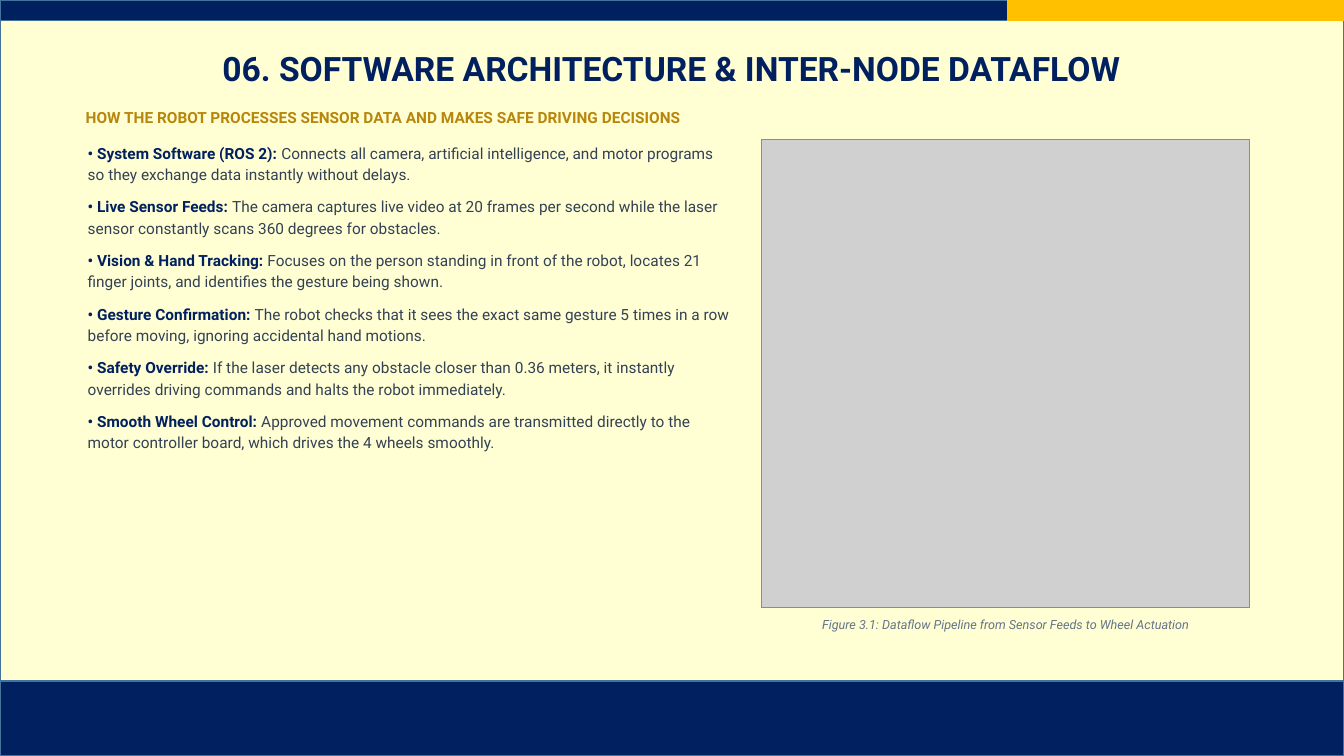
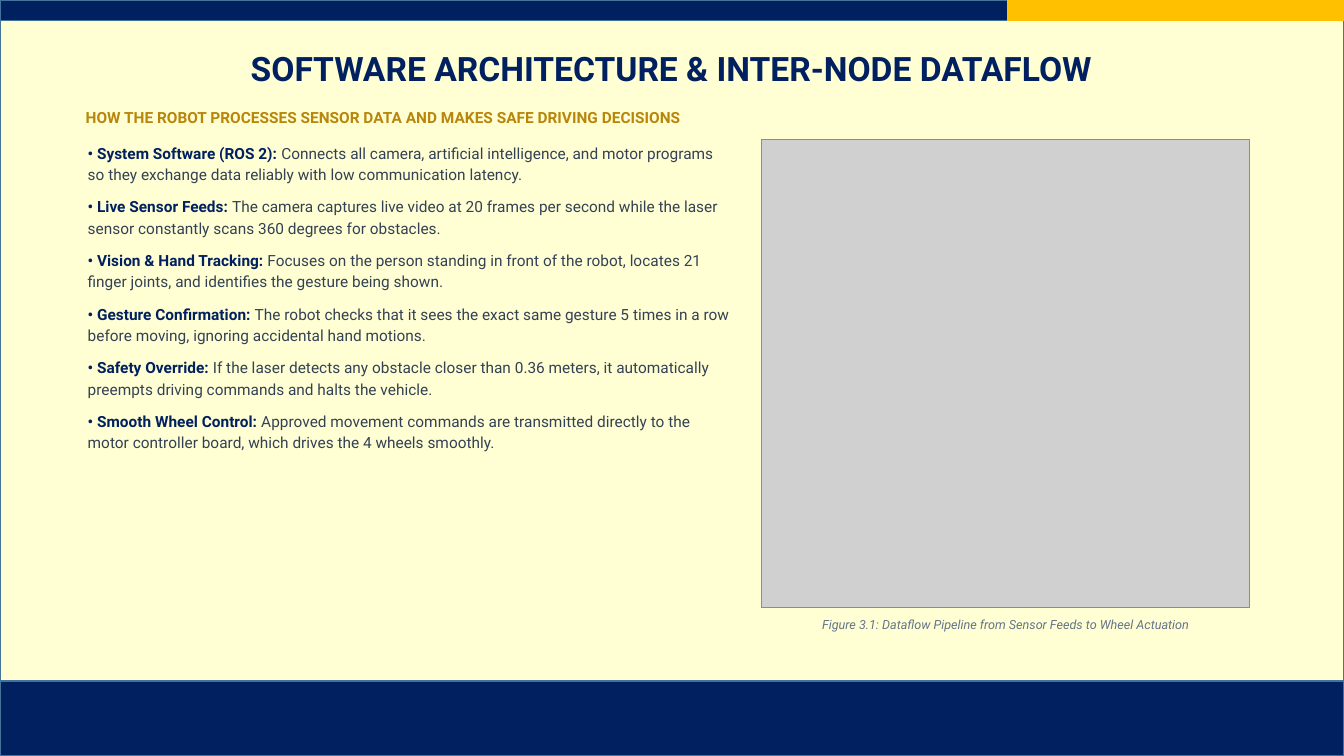
Before and after one commit to AJFACULTY/Intention-Recognition, a slide deck: slide 8 of write_up/Project Final Defense Slides_FINAL.pptx. Drawn at 1344x756 pixels with LibreOffice and Linux fonts; fonts in the diff are those of the drawing; grey boxes stand for pictures; background and template pictures are left out. Boxes give left, top, right and bottom in pixels: in the first picture for what was removed or moved away, otherwise in the second. Text is boxed around its words. In the diff, an @@ line names an element or a change of style, - is before the commit and + after.

Commit message:
fix: remove unproven eye blink wording, harmonize all 15 slide titles with outline, and eliminate discrepancies

```diff
--- a/write_up/Project Final Defense Slides_FINAL.pptx
+++ b/write_up/Project Final Defense Slides_FINAL.pptx
@@ title at (251,56,1092,82): text changed @@
-06. SOFTWARE ARCHITECTURE & INTER-NODE DATAFLOW
+SOFTWARE ARCHITECTURE & INTER-NODE DATAFLOW
@@ text at (88,147,713,184): text changed @@
-• System Software (ROS 2): Connects all camera, artificial intelligence, and motor programs so they exchange data instantly without delays.
+• System Software (ROS 2): Connects all camera, artificial intelligence, and motor programs so they exchange data reliably with low communication latency.
@@ text at (88,361,709,398): text changed @@
-• Safety Override: If the laser detects any obstacle closer than 0.36 meters, it instantly overrides driving commands and halts the robot immediately.
+• Safety Override: If the laser detects any obstacle closer than 0.36 meters, it automatically preempts driving commands and halts the vehicle.
```
Also in this commit, not shown: 12 other slides changed, 15 other files.
